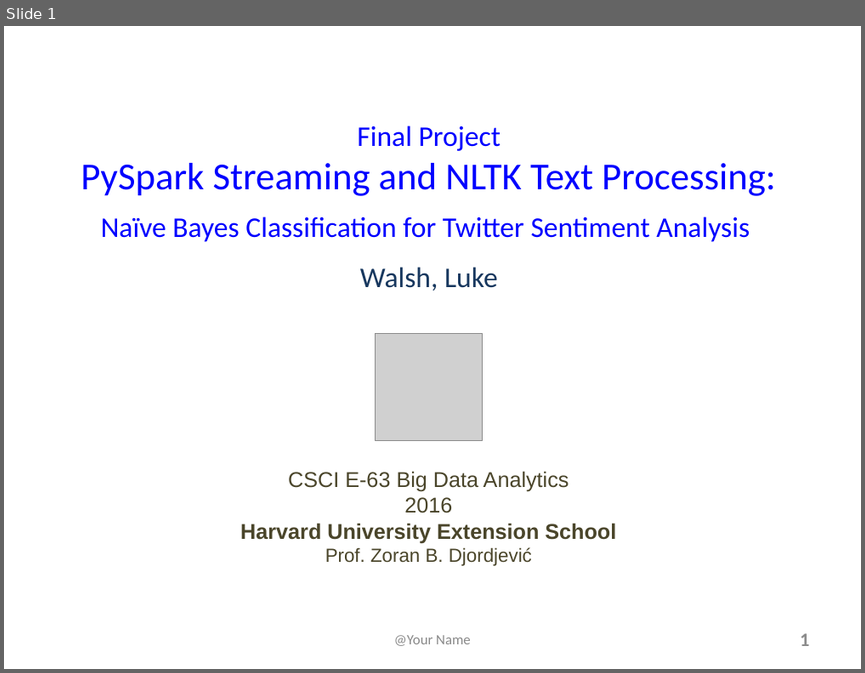
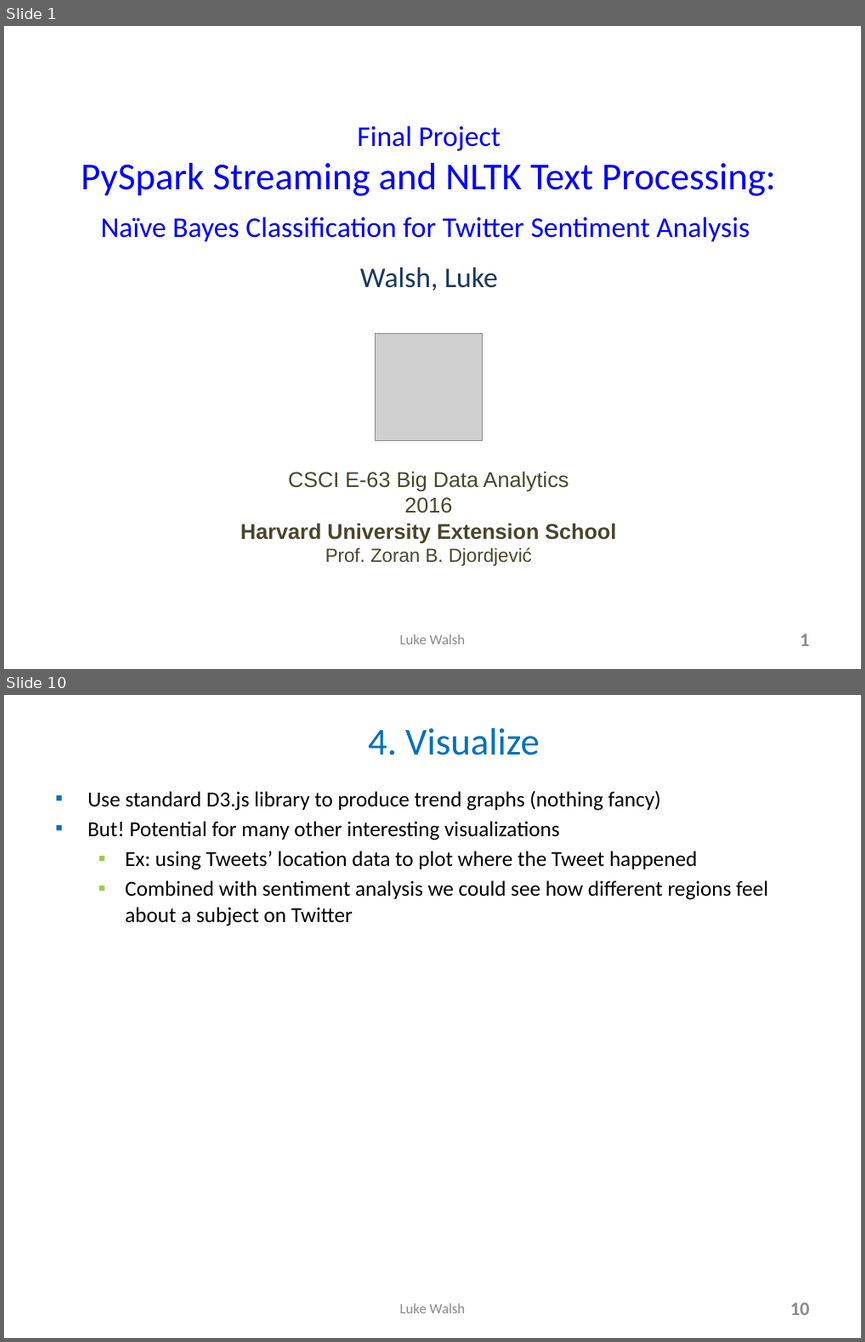
Before and after one commit to lukewalshct/Twitter_Sentiment, a slide deck: LWalsh_FinalProjectSlides.pptx. Shown one above the other, each under a label of ours: slide 1 before the commit, slides 1 and 10 after it; the slides between them are not shown. The pictures are 865x673 and 865x1342 pixels, drawn with LibreOffice and Linux fonts; fonts in the diff are those of the drawing; grey boxes stand for pictures. Boxes give left, top, right and bottom in pixels: in the first picture for what was removed or moved away, otherwise in the second. Text is boxed around its words. In the diff, an @@ line names an element or a change of style, - is before the commit and + after.

```diff
--- a/LWalsh_FinalProjectSlides.pptx
+++ b/LWalsh_FinalProjectSlides.pptx
@@ slide 10 added at (x1=4, y1=695, x2=861, y2=1338), background #FFFFFF @@
@@ title added at (x1=368, y1=728, x2=540, y2=755), 32 pt, text #0070C0 @@
+  4. Visualize
@@ text added at (x1=87, y1=790, x2=768, y2=926), 18 pt, text #000000 @@
+▪ Use standard D3.js library to produce trend graphs (nothing fancy)
+▪ But! Potential for many other interesting visualizations
+  ▪ Ex: using Tweets’ location data to plot where the Tweet happened
+  ▪ Combined with sentiment analysis we could see how different regions feel about a subject on Twitter
@@ text added at (x1=400, y1=1303, x2=466, y2=1313), 12 pt, text #898989 @@
+Luke Walsh
@@ page number added at (x1=790, y1=1302, x2=810, y2=1315), 16 pt, text #8C8C8C, bold @@
+10
@@ slide 1 changed as well @@
@@ text at (x1=400, y1=634, x2=466, y2=644): text changed @@
-@Your Name
+Luke Walsh
```
Also in this commit, not shown: 2 other slides changed, 8 other slides added, 2 other files.
